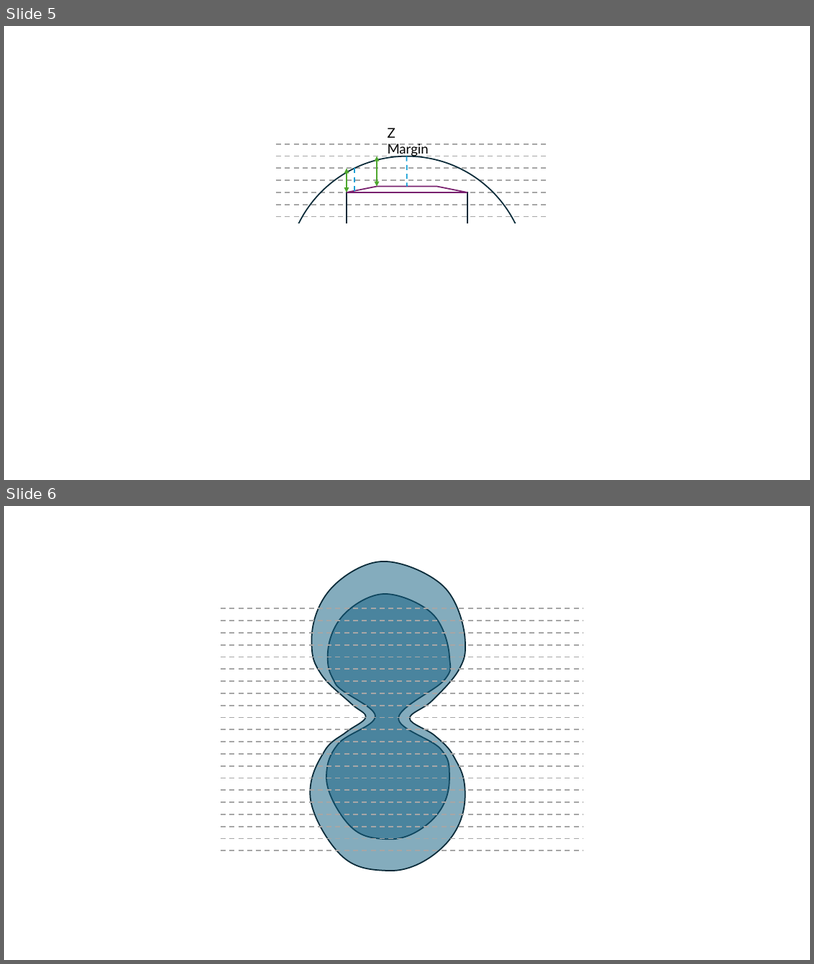
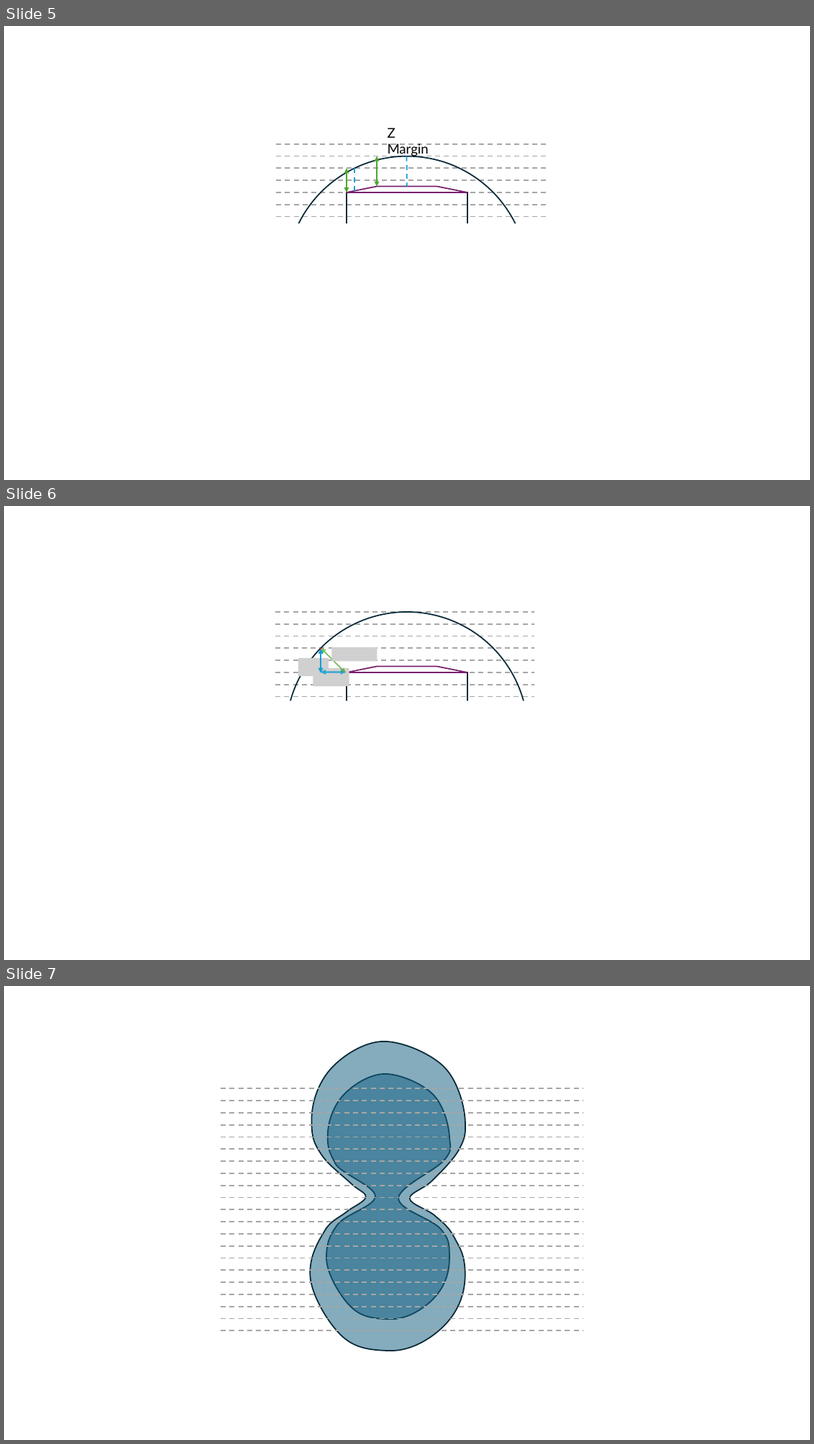
Before and after one commit to GregSal/StructureRelations, a slide deck: src/Images/Box_in_Circle/Box_in_Circle.pptx. Shown one above the other, each under a label of ours: slides 5 and 6 before the commit, slides 5, 6 and 7 after it. The pictures are 814x964 and 814x1444 pixels, drawn with LibreOffice and Linux fonts; fonts in the diff are those of the drawing; grey boxes stand for pictures. Boxes give left, top, right and bottom in pixels: in the first picture for what was removed or moved away, otherwise in the second. Text is boxed around its words. In the diff, an @@ line names an element or a change of style, - is before the commit and + after.

```diff
--- a/src/Images/Box_in_Circle/Box_in_Circle.pptx
+++ b/src/Images/Box_in_Circle/Box_in_Circle.pptx
@@ slide 6 added at (x1=4, y1=506, x2=810, y2=960), background #FFFFFF @@
@@ ellipse added at (x1=286, y1=612, x2=528, y2=854), outline #092A39 1.5 pt @@
@@ double arrow added from (321, 648) to (346, 673), #4EA72E 1.5 pt @@
@@ line added from (321, 648) to (321, 673), #FF0000 1.5 pt dashed @@
@@ double arrow added from (321, 649) to (321, 673), #0F9ED5 2 pt @@
@@ picture added at (x1=332, y1=647, x2=377, y2=661) @@
@@ picture added at (x1=298, y1=658, x2=329, y2=676) @@
@@ picture added at (x1=313, y1=668, x2=350, y2=686) @@
@@ double arrow added from (321, 672) to (346, 672), #0F9ED5 2 pt @@
@@ rectangle added at (x1=347, y1=672, x2=468, y2=793), outline #092A39 1.5 pt @@
@@ trapezoid added at (x1=347, y1=667, x2=468, y2=672), outline #78206E 1.5 pt @@
@@ group added at (x1=275, y1=612, x2=535, y2=697): 8 lines @@
@@ rectangle added at (x1=208, y1=701, x2=730, y2=917), fill #FFFFFF @@
@@ what was slide 6 is now slide 7 @@
```
Also in this commit, not shown: 2 other files.
